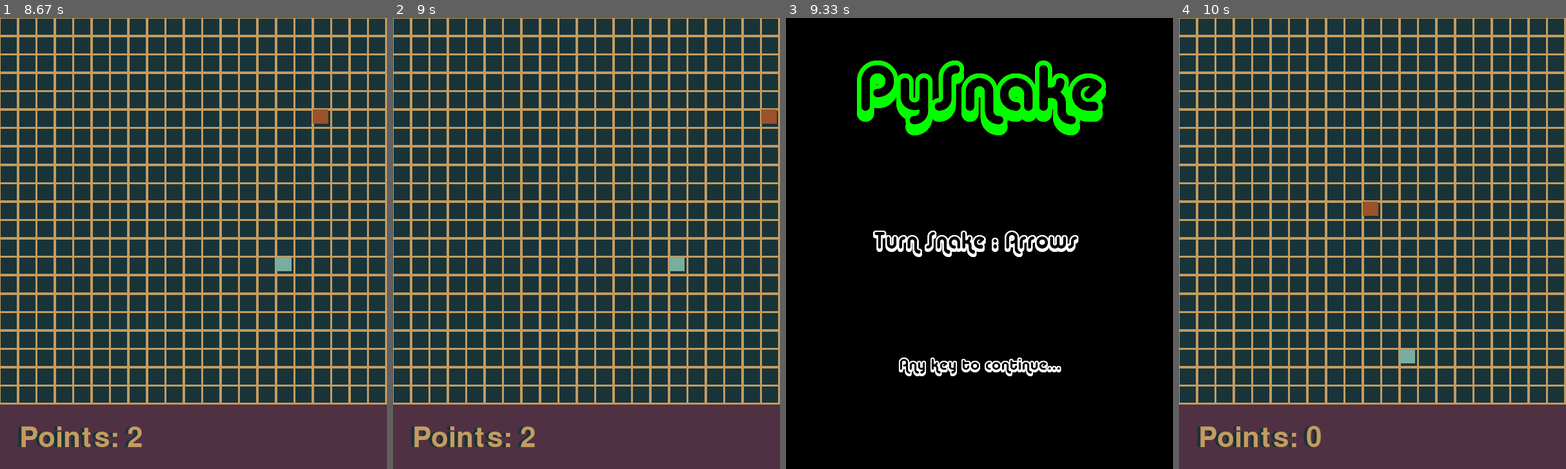
Above: before the commit, frames 1-4 (left to right).
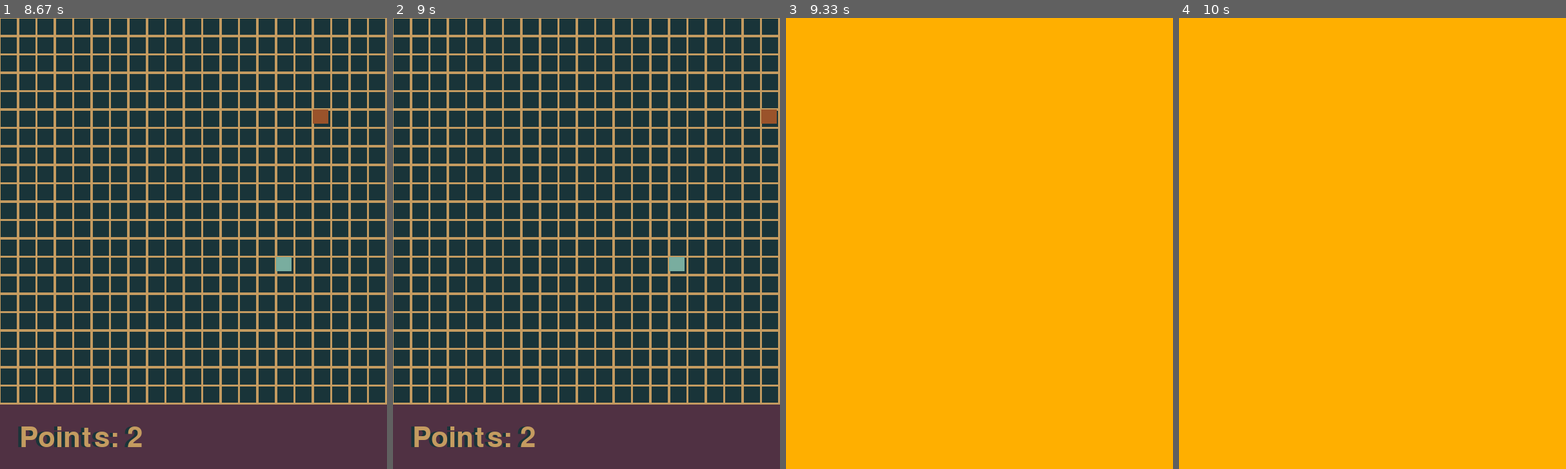
Above: after the commit, the same moments.

Repository: Tello-/Snake-in-Pygame
Game: pygame game, started from __main__.py
The game is run twice, just before and just after one commit, with the same random seed, the same clock (stepped at 60 frames per second) and the same inputs.
Inputs:
- Up to frame 1 (8.67 s): tap Enter at 0.33 s; hold Right 0.67-1.13 s; hold Up 1.17-1.47 s; hold Right 1.5-1.97 s; hold Up 2-2.53 s; hold Left 2.57-2.87 s; hold Down 3.33-3.7 s; hold Right 3.73-4.37 s; hold Down 4.4-4.77 s; hold Left 4.8-5.27 s; hold Right 5.3-5.77 s; hold Up 5.8-6.1 s; hold Right 6.13-6.6 s; hold Left 6.63-7.17 s; hold Down 7.2-7.5 s; hold Left 7.53-7.93 s; hold Up 7.97-8.33 s; hold Right from 8.37 s (still down)
- Up to frame 2 (9 s): keep holding Right
- Up to frame 3 (9.33 s): release Right at 9 s; hold Down from 9.03 s (still down)
- Up to frame 4 (10 s): release Down at 9.4 s

Frames 1-2 are identical in both runs. In frame 3, 100% of the frame differs, in the area x 0-100%, y 0-100%; in frame 4, 100%.

Commit message:
Began implementation of GameOver Scene

Diff:
--- a/Engine.py
+++ b/Engine.py
@@ -1,7 +1,7 @@
 import pygame
 from pygame import time
 import config
-from scene import Splash_Scene, Play_Scene
+from scene import Scene, Splash_Scene, Play_Scene, GameOver_Scene
 
 class Snake_Engine:
     def __init__(self):
@@ -11,8 +11,8 @@
 
 
         self._currentScene = 0 #always first spot in scene queue
-        self._scene_queue = [Splash_Scene((config.WINDOW_WIDTH, config.WINDOW_HEIGHT)), Play_Scene((config.WINDOW_WIDTH, config.WINDOW_HEIGHT))]
-
+        self._scene_queue = [Scene((0,0),(0,0))]#[Splash_Scene((config.WINDOW_WIDTH, config.WINDOW_HEIGHT)), Play_Scene((config.WINDOW_WIDTH, config.WINDOW_HEIGHT))]
+        self.Reset()
         self._uptime = int(0)
 
         self._timerBegun = False
@@ -23,8 +23,10 @@
 
     def Reset(self):
         self._window.fill([0,0,0])
-        self._scene_queue.clear()
-        self._scene_queue = [(Splash_Scene((config.WINDOW_WIDTH, config.WINDOW_HEIGHT))), Play_Scene((config.WINDOW_WIDTH, config.WINDOW_HEIGHT))]
+        if len(self._scene_queue) > 0:
+            del self._scene_queue[:]
+        self._scene_queue = [(Splash_Scene((config.WINDOW_WIDTH, config.WINDOW_HEIGHT))), (Play_Scene((config.WINDOW_WIDTH, config.WINDOW_HEIGHT))), (GameOver_Scene((config.WINDOW_WIDTH, config.WINDOW_HEIGHT)))]
+
         pygame.display.flip()
 
     def Run(self):
--- a/scene.py
+++ b/scene.py
@@ -98,6 +98,9 @@
 class Play_Scene(Scene):
     def __init__(self, size:tuple, coord:tuple = (0,0)):
         super().__init__(size, coord)
+
+        self.FRAME_SPEED = 10
+
         self._play_over = False
 
         self._TIMED_POINT_INCREASE = pygame.USEREVENT + 1
@@ -156,7 +159,7 @@
         self._hasBegun = False
         self._timerBegun = False
 
-        self.FRAME_SPEED = 10
+
 
         self._initFilledBG(BG_COLOR, self._GRID_LAYER)
         self._initGridOverlay(FG_COLOR, self._GRID_LAYER)
@@ -248,8 +251,6 @@
 
         pygame.display.flip()
 
-    def _end_scene(self):
-        pass
     def _initFilledBG(self, rgb, surface):
         pygame.draw.rect(surface, rgb, [0, 0, self.BG_WIDTH, self.BG_HEIGHT], 0)
 
@@ -340,3 +341,35 @@
                     return True
                 i += 1
             return False
+
+class GameOver_Scene(Scene):
+    def __init__(self, size:tuple, coord:tuple = (0,0)):
+        super().__init__(size, coord)
+
+        self.FRAME_SPEED = 10
+        self.BG_WIDTH = size[0]
+        self.BG_HEIGHT = size[1]
+        self._BG_LAYER = pygame.Surface((self.BG_WIDTH, self.BG_HEIGHT))
+
+        self._initGameOverBG(GO_BG_COLOR, self._BG_LAYER)
+
+    def _process_input(self):
+        for event in pygame.event.get():
+            if event.type == pygame.QUIT:
+                self._shouldQuit = True
+                quit() # for now for debugging purposes later encapsulate
+    def _update_state(self)->bool:
+        pass
+    def _render_scene(self, window:Surface):
+        window.blit(self._BG_LAYER, (0,0))
+        pygame.display.flip()
+    def _end_scene(self):
+        pass
+    def _desired_frame_speed(self) -> int:
+        return self.FRAME_SPEED
+
+    def _initGameOverBG(self, rgb, surface):
+        pygame.draw.rect(surface, rgb, [0, 0, self.BG_WIDTH, self.BG_HEIGHT], 0)
+
+    def _initGameOverText(self):
+        pass
